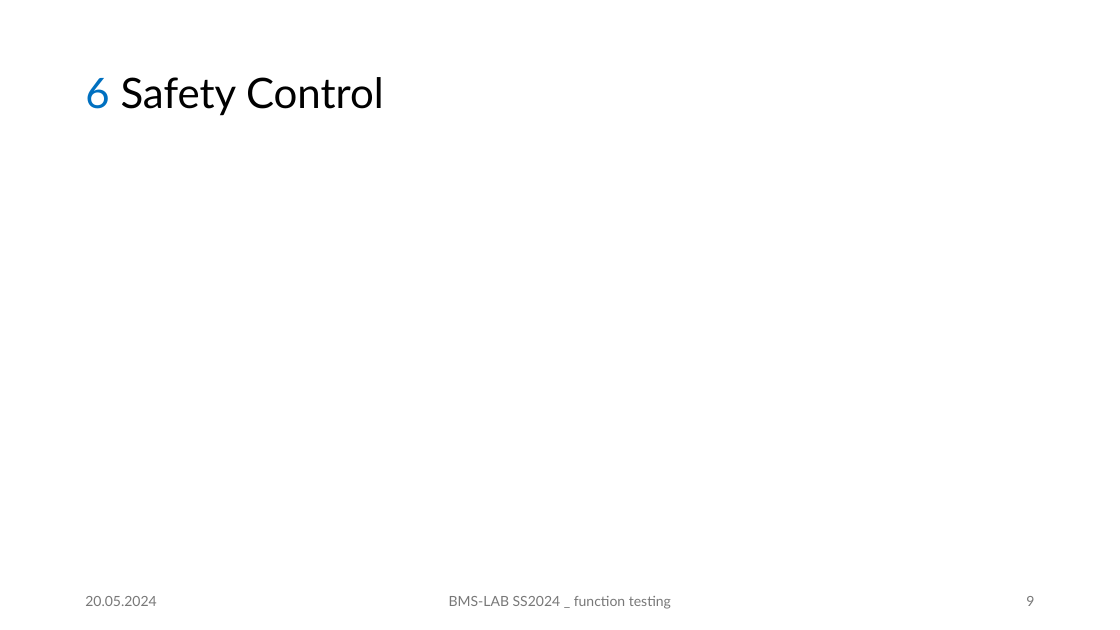
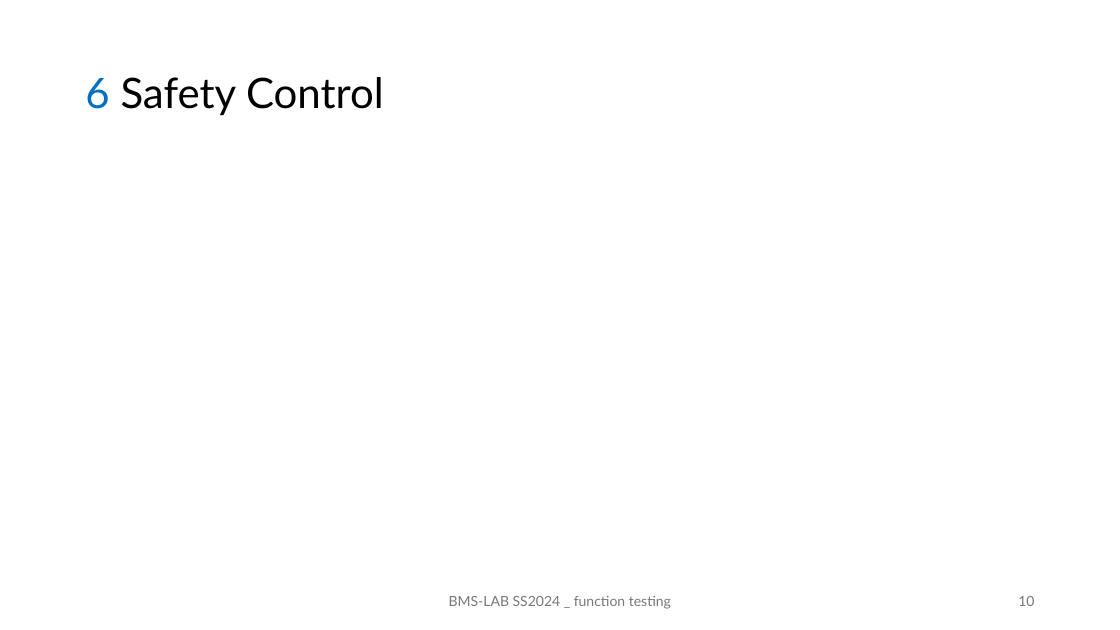
Before and after one commit to juscfz05/BMS_LAB_FZM, a slide deck: slide 10 of function_testing/function testing.pptx (slide 9 before the commit). Drawn at 1120x630 pixels with LibreOffice and Linux fonts; fonts in the diff are those of the drawing. Boxes give left, top, right and bottom in pixels: in the first picture for what was removed or moved away, otherwise in the second. Text is boxed around its words. In the diff, an @@ line names an element or a change of style, - is before the commit and + after.

```diff
--- a/function_testing/function testing.pptx
+++ b/function_testing/function testing.pptx
@@ text removed at [85,596,156,606] @@
-20.05.2024
@@ page number at [1018,596,1034,606]: text changed @@
-9
+10
```
Also in this commit, not shown: 8 other slides changed, 1 slide added.
